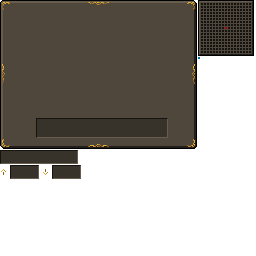
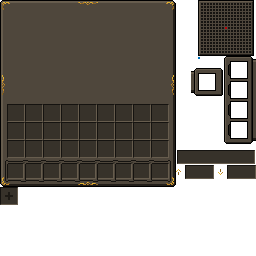
Comparing the layer stacks of the two 256px x 256px images. Changes:
renamed "arrows" to "extras", painted on it over [1, 57, 223, 200]
added layer "slot" above "text_boxes" over [0, 187, 18, 205]
painted on "text_boxes" over [0, 118, 256, 179]
added layer "stoneborn_new" above "stoneborn" over [0, 0, 256, 187]
hid "stoneborn" over [0, 0, 197, 149]
